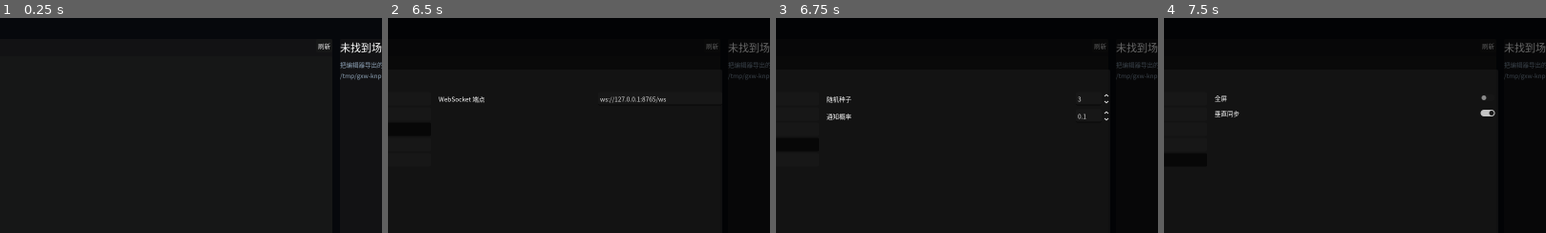
Above: before the commit, frames 1-4 (left to right).
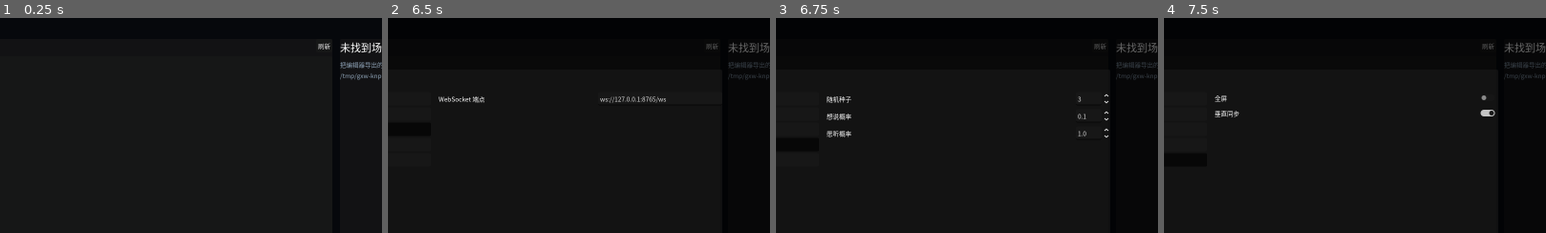
Above: after the commit, the same moments.

Repository: lskllk/city_sim
Game: Godot game, scene res://scenes/launcher.tscn
Two runs of this game, one before a commit and one after it. Both use one fixed random seed, a clock stepped at 60 frames per second and the inputs below.
Inputs (mouse positions are % of the whole screen's width and height, from its top left):
- Up to frame 1 (0.25 s): no input
- Up to frame 2 (6.5 s): click "刷新" at 0.5 s; click "地图编辑器" at 1.25 s; click "⌂ 主菜单" at 2 s; click "设置" at 2.75 s; click "常规" at 3.5 s; click "后端" at 4.25 s; click (66, 35) at 5.02 s; type "12" at 5.1 s; click "网络" at 5.75 s
- Up to frame 3 (6.75 s): click "游戏" at 6.5 s
- Up to frame 4 (7.5 s): click "显示" at 7.25 s
The pictures show only the part of the screen within x 30-80%, y 9-59%; the shares and areas given below are measured in that part.

Frames 1-2 are identical in both runs. In frame 3, 0.3% of the frame differs, in the area x 13-87%, y 44-56%; in frame 4, nothing differs.

Commit message:
传播改成【一对一搭桥】: 说的不听/听的不说, 且跟谁说得看关系
用户定: 同一个场地里, 只有"在说的"和"在听的"才搭桥; 一个人一次只传一个人;
说的时候不听、听的时候不说; 说的概率和听的概率都要有; 气泡显示谁给谁说。

代码:
- Systems.talked/talked_tick: 本轮搭桥名册(按 tick 清空)。
  说的人和听的人各用掉名额 → 说了这轮不再听, 听了这轮不再说。
- _notify_due 三道骰子(都过才成一条桥):
  ① tell_p × tell_bias      我这一轮想不想开口
  ② tell_same_home/stranger 愿不愿意【跟这个人】说(同屋高、路人低)
  ③ listen_p                对方愿不愿意停下来听
  且【只搭一条桥】(旧版一对多, 张嘴就告诉身边所有人)。
- ★ 抽签必须真的抽: 先收集所有过闸的人, 再【按权重随机抽一个】。
  上一版写"按 id 顺序取第一个过闸的" → 同屋的人永远排在路人前面,
  "路人概率低"根本不起作用(实测过)。
- 气泡两侧都写: 听者 "王伟说：简餐8块" / 说者 "跟林静说：简餐8块"。
  REPORT 开场白改成必带说话人名({who} 同时进 slots, 漏传 speaker_name 也不出病句)。
- config/sim.toml [social]: listen_p / tell_same_home / tell_stranger(可被场景覆盖);
  设置面板多了"愿听概率"。

实测(合成场景: 2 个同屋 + 8 个路人, 同一房间):
  同屋1.0 : 路人0.15 → 同屋桥 89% : 路人桥 11%
  同屋1.0 : 路人1.0  → 同屋桥 21% : 路人桥 79%(≈人数比, 说明权重生效)
  同一 tick 里有人"又说又听/被两人找"的次数 = 0

顺带: 按新精力曲线(2 天基准+夜间陡增)更新 test_energy_rhythm 的口径。

Diff:
--- a/godot/scripts/app/app.gd
+++ b/godot/scripts/app/app.gd
@@ -85,6 +85,7 @@
 		"scenario": _pending_scene,
 		"seed": int(Settings.get_value("game", "seed", 3)),
 		"tell_p": float(Settings.get_value("game", "tell_p", 0.1)),
+		"listen_p": float(Settings.get_value("game", "listen_p", 1.0)),
 	})
 	_pending_scene = ""
 
--- a/godot/scripts/app/app_settings.gd
+++ b/godot/scripts/app/app_settings.gd
@@ -52,7 +52,10 @@
 	register("network", "ws_url", Type.STRING, "ws://127.0.0.1:8765/ws", "WebSocket 端点")
 	# 游戏(场景重建参数)
 	register("game", "seed", Type.INT, 3, "随机种子", "场景重建的确定性种子")
-	register("game", "tell_p", Type.FLOAT, 0.1, "通知概率", "NPC 相互告知的概率")
+	register("game", "tell_p", Type.FLOAT, 0.1, "想说概率",
+		"我这一轮想开口告诉别人的概率(乘个体 tell_bias)")
+	register("game", "listen_p", Type.FLOAT, 1.0, "愿听概率",
+		"被搭话的人愿意停下来听的概率。搭桥要两次都过(一对一, 说的不听/听的不说)")
 	# 显示
 	register("display", "fullscreen", Type.BOOL, false, "全屏")
 	register("display", "vsync", Type.BOOL, true, "垂直同步")
Not shown, changed: config/sim.toml
Not shown, changed: src/citysim/core/config.py
Not shown, changed: src/citysim/gateway/scenarios.py
Not shown, changed: src/citysim/gateway/server.py
Not shown, changed: src/citysim/gateway/snapshot.py
Not shown, changed: src/citysim/npc/semantic.py
Not shown, changed: src/citysim/sim/loop.py
Not shown, changed: src/citysim/world/engine.py
Not shown, changed: tests/test_energy_rhythm.py
